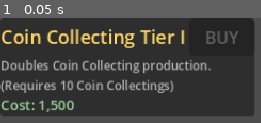
Above: before the commit, frame 1.
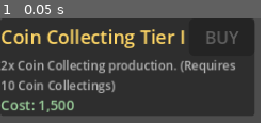
Above: after the commit, the same moment.

Repository: thecryptomasters/lobster-clicker
Game: Godot game, scene res://scenes/building_upgrade_item.tscn
The game is run twice, just before and just after one commit, with the same random seed, the same clock (stepped at 60 frames per second) and the same inputs. This scene is started directly instead of the project's main scene.
Inputs:
- Up to frame 1 (0.05 s): no input

The runs differ from the first frame. In frame 1, 8.9% of the frame differs, in the area x 0-91%, y 40-72%.

Commit message:
fix: building upgrade descriptions show correct multiplier (was hardcoded 'Doubles')

Diff:
--- a/scenes/building_upgrade_item.gd
+++ b/scenes/building_upgrade_item.gd
@@ -125,7 +125,8 @@
 	var def: Dictionary = GameManager.building_defs[building_index]
 	name_label.text = "%s Tier %s" % [def["name"], tier_names[tier]]
 	var threshold: int = GameManager.UPGRADE_THRESHOLDS[tier]
-	desc_label.text = "Doubles %s production. (Requires %d %ss)" % [def["name"], threshold, def["name"]]
+	var mult: int = GameManager.TIER_MULTIPLIERS[tier]
+	desc_label.text = "%dx %s production. (Requires %d %ss)" % [mult, def["name"], threshold, def["name"]]
 	var cost := GameManager.get_upgrade_cost_for(building_index, tier)
 
 	if is_purchased:
Not shown, changed: export/index.html
Not shown, changed: export/index.pck
